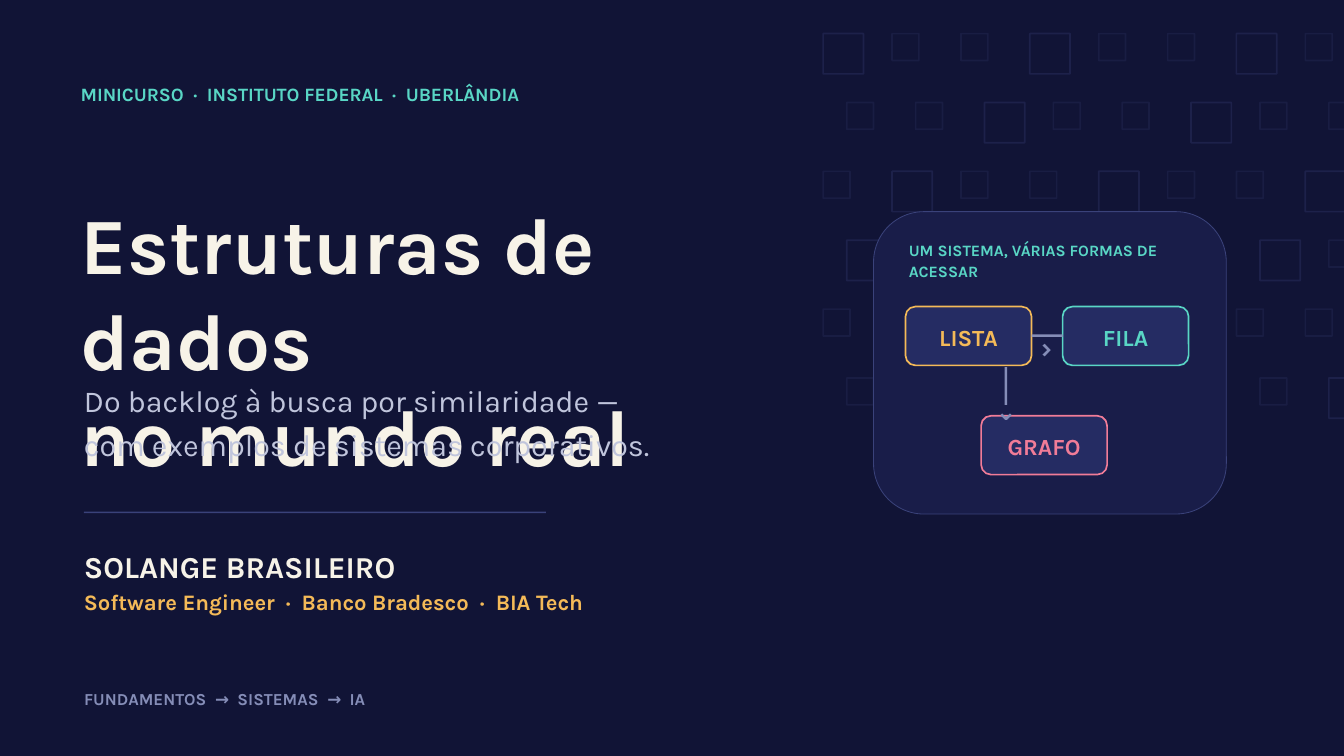
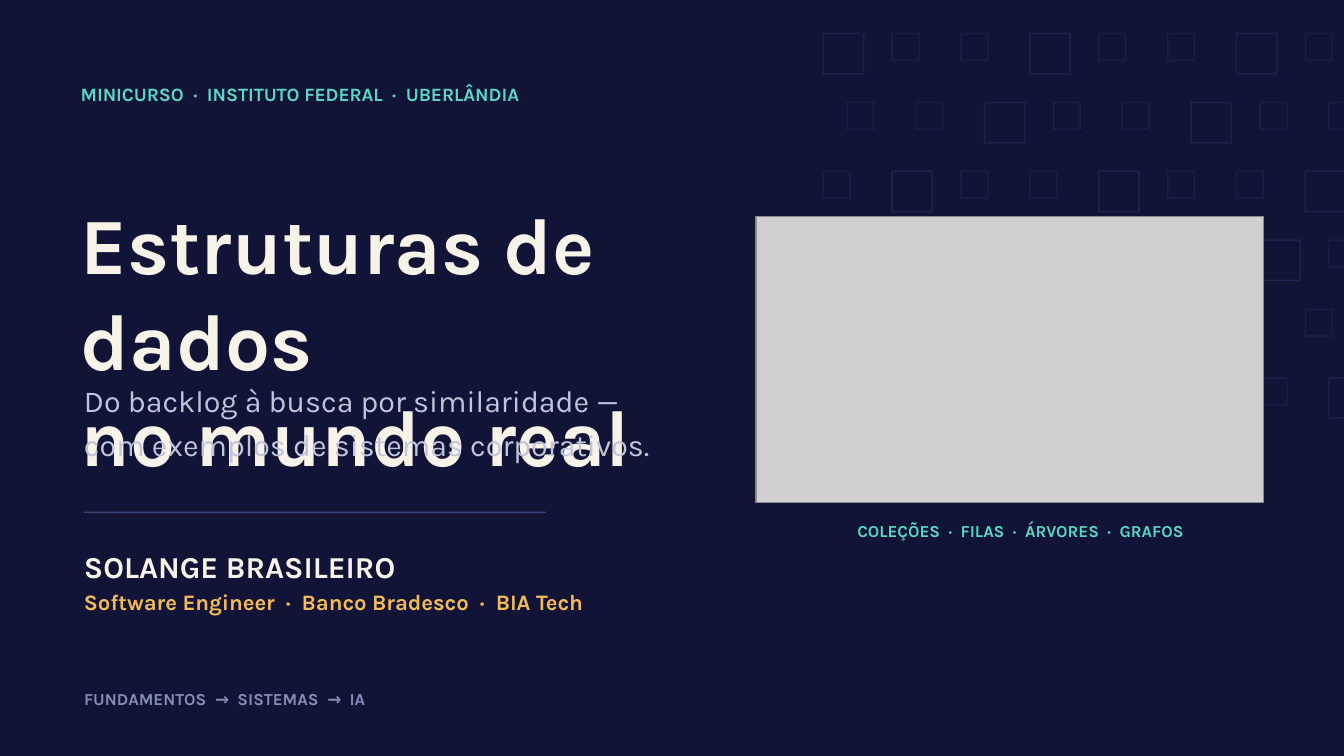
Before and after one commit to neto009/IFTM---Estrutura-de-dados, a slide deck: slide 1 of docs/apresentacao-minicurso-estruturas.pptx. Drawn at 1344x756 pixels with LibreOffice and Linux fonts; fonts in the diff are those of the drawing; grey boxes stand for pictures. Boxes give left, top, right and bottom in pixels: in the first picture for what was removed or moved away, otherwise in the second. Text is boxed around its words. In the diff, an @@ line names an element or a change of style, - is before the commit and + after.

```diff
--- a/docs/apresentacao-minicurso-estruturas.pptx
+++ b/docs/apresentacao-minicurso-estruturas.pptx
@@ picture added at [756,217,1263,502] @@
@@ rounded rectangle removed at [874,212,1227,514] @@
@@ rectangle removed at [847,240,887,280] @@
@@ text removed at [909,242,1157,277] @@
-UM SISTEMA, VÁRIAS FORMAS DE ACESSAR
@@ rectangle removed at [824,310,851,337] @@
@@ rounded rectangle removed at [905,307,1031,365] @@
@@ text removed at [1035,325,1059,350] @@
-›
@@ rounded rectangle removed at [1063,307,1189,365] @@
@@ text removed at [939,330,998,347] @@
-LISTA
@@ rectangle removed at [1031,335,1063,338] @@
@@ text removed at [1103,331,1148,346] @@
-FILA
@@ rectangle removed at [847,378,874,405] @@
@@ rectangle removed at [1005,367,1008,405] @@
@@ rounded rectangle removed at [981,415,1107,474] @@
@@ text removed at [994,391,1019,416] @@
-⌄
@@ text removed at [1008,439,1081,456] @@
-GRAFO
@@ text added at [857,522,1184,541], 12 pt, text #59D6C5, bold @@
+COLEÇÕES · FILAS · ÁRVORES · GRAFOS
```
Also in this commit, not shown: 12 other slides changed, 4 slides added, 2 slides removed, 5 other files.
